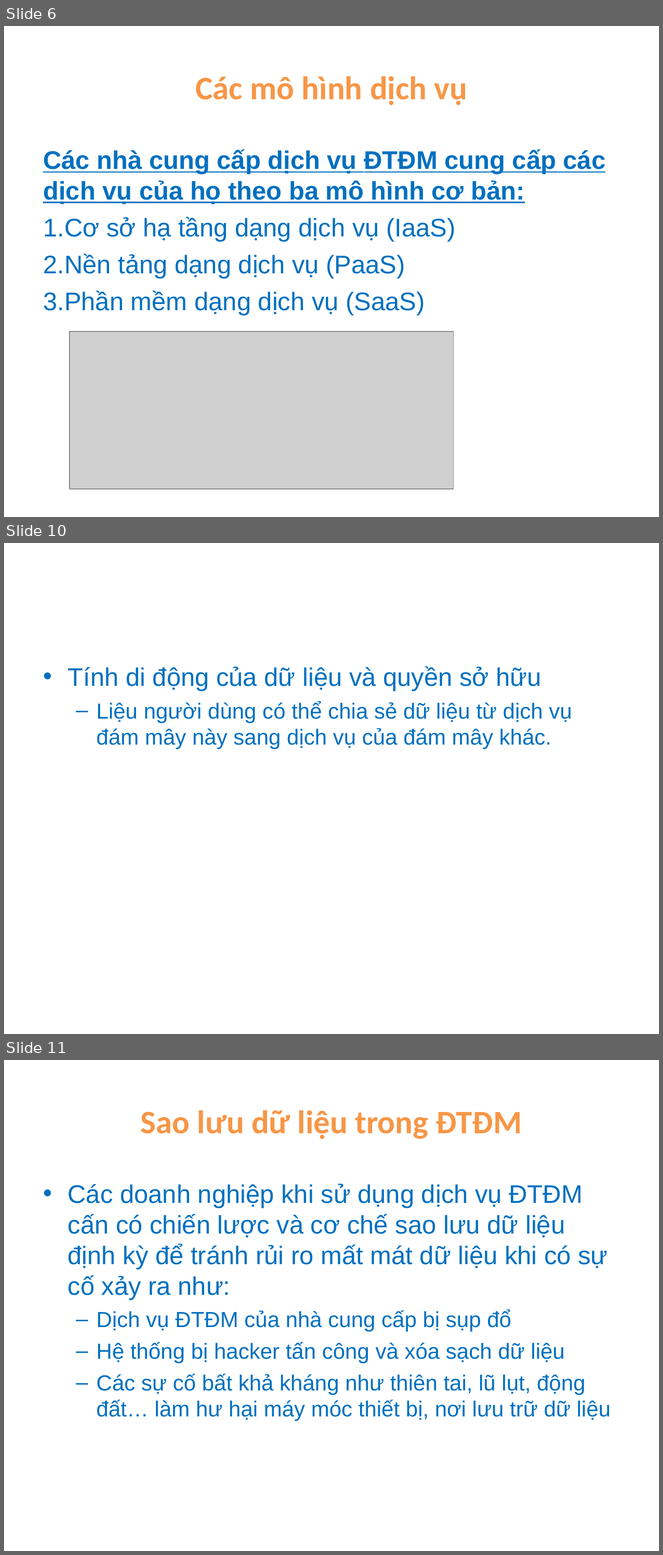
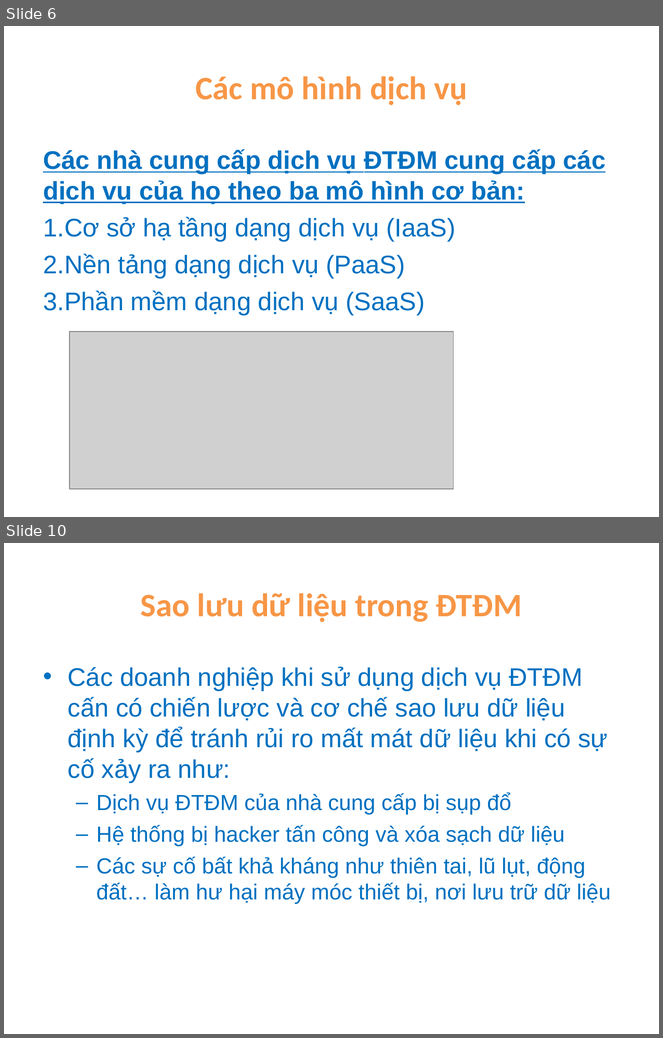
Before and after one commit to ndlongit/longnd-data, a slide deck: Temp/Bai tap ky nang - NDL.ppt. Shown one above the other, each under a label of ours: slides 6, 10 and 11 before the commit, slides 6 and 10 after it; the slides between them are not shown. The pictures are 663x1555 and 663x1038 pixels, drawn with LibreOffice and Linux fonts; fonts in the diff are those of the drawing; grey boxes stand for pictures. Boxes give left, top, right and bottom in pixels: in the first picture for what was removed or moved away, otherwise in the second. Text is boxed around its words. In the diff, an @@ line names an element or a change of style, - is before the commit and + after.

```diff
--- a/Temp/Bai tap ky nang - NDL.ppt
+++ b/Temp/Bai tap ky nang - NDL.ppt
@@ slide 10 removed at (x1=4, y1=543, x2=659, y2=1034), background #FFFFFF @@
@@ text removed at (x1=68, y1=666, x2=572, y2=749) @@
-• Tính di động của dữ liệu và quyền sở hữu
-  – Liệu người dùng có thể chia sẻ dữ liệu từ dịch vụ đám mây này sang dịch vụ của đám mây khác.
@@ what was slide 11 is now slide 10 @@
```
Also in this commit, not shown: 5 slides changed, 3 slides added, 2 other slides removed.
